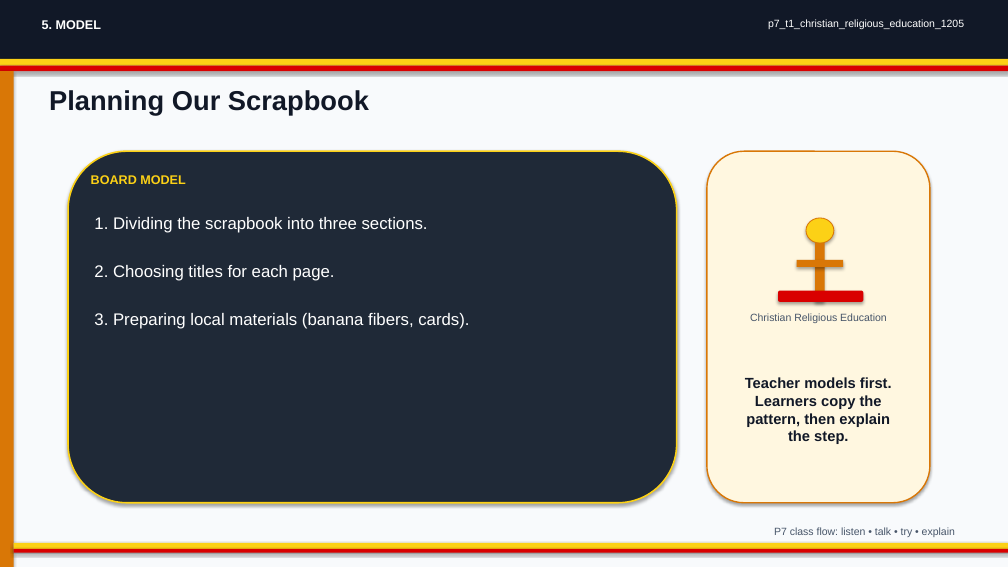
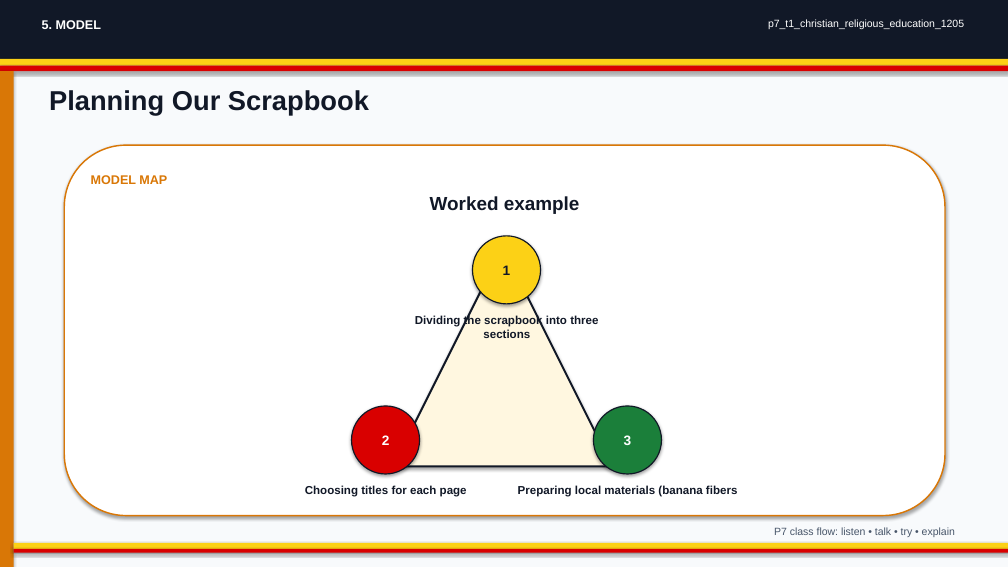
Before and after one commit to yousunjung84-edu/uganda-p7-mvp-20260629, a slide deck: slide 5 of uganda-p7-mvp/p7_t1_christian_religious_education_1205/p7_t1_christian_religious_education_1205.pptx. Drawn at 1008x567 pixels with LibreOffice and Linux fonts; fonts in the diff are those of the drawing. Boxes give left, top, right and bottom in pixels: in the first picture for what was removed or moved away, otherwise in the second. Text is boxed around its words. In the diff, an @@ line names an element or a change of style, - is before the commit and + after.

Commit message:
Upgrade decks to infographic-first slides

```diff
--- a/uganda-p7-mvp/p7_t1_christian_religious_education_1205/p7_t1_christian_religious_education_1205.pptx
+++ b/uganda-p7-mvp/p7_t1_christian_religious_education_1205/p7_t1_christian_religious_education_1205.pptx
@@ rounded rectangle "MODEL MAP": place and size @@
-rounded rectangle "MODEL MAP" at bbox=[68, 151, 677, 503]
+rounded rectangle "MODEL MAP" at bbox=[64, 145, 945, 516]
@@ rounded rectangle "MODEL MAP" at bbox=[64, 145, 945, 516]: fill #1F2937 to #FFFFFF; outline #FCD116 1.5 pt to #D97706 1.35 pt @@
@@ text in rounded rectangle at bbox=[91, 175, 167, 184]: text added @@
+MODEL MAP
@@ rounded rectangle removed at bbox=[707, 151, 930, 503] @@
@@ text at bbox=[430, 196, 580, 214]: text changed; size 12 to 18 pt; text colour #FCD116 to #111827 @@
-BOARD MODEL
+Worked example
@@ ellipse added at bbox=[473, 236, 541, 304], fill #FCD116, outline #111827 1.1 pt, 13 pt, text #111827, bold @@
+1
@@ ellipse removed at bbox=[806, 218, 834, 243] @@
@@ triangle added at bbox=[393, 247, 613, 467], fill #FFF7E0, outline #111827 1.8 pt @@
@@ rectangle removed at bbox=[797, 260, 843, 267] @@
@@ rectangle removed at bbox=[815, 243, 824, 302] @@
@@ rounded rectangle removed at bbox=[778, 291, 864, 302] @@
@@ text at bbox=[415, 315, 598, 338]: text changed; size 16 to 11 pt; text colour #FFFFFF to #111827; bold on @@
-1. Dividing the scrapbook into three sections.
+Dividing the scrapbook into three sections
@@ text removed at bbox=[750, 313, 887, 323] @@
-Christian Religious Education
@@ text removed at bbox=[745, 377, 892, 444] @@
-Teacher models first. Learners copy the pattern, then explain the step.
@@ ellipse added at bbox=[352, 406, 420, 474], fill #D90000, outline #111827 1.1 pt, 13 pt, text #FFFFFF, bold @@
+2
@@ ellipse added at bbox=[594, 406, 662, 474], fill #1B7F3A, outline #111827 1.1 pt, 13 pt, text #FFFFFF, bold @@
+3
@@ text at bbox=[305, 485, 467, 497]: text changed; size 16 to 11 pt; text colour #FFFFFF to #111827; bold on @@
-2. Choosing titles for each page.
+Choosing titles for each page
@@ text at bbox=[518, 485, 737, 497]: text changed; size 16 to 11 pt; text colour #FFFFFF to #111827; bold on @@
-3. Preparing local materials (banana fibers, cards).
+Preparing local materials (banana fibers
```
Also in this commit, not shown: 4 other slides changed, 23 other files.
